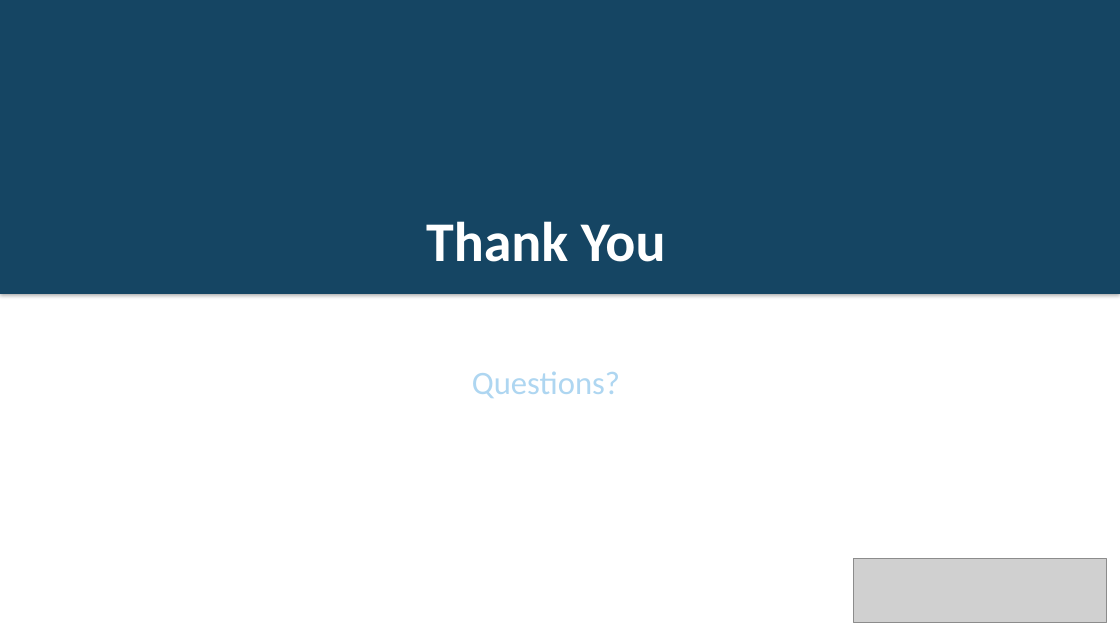
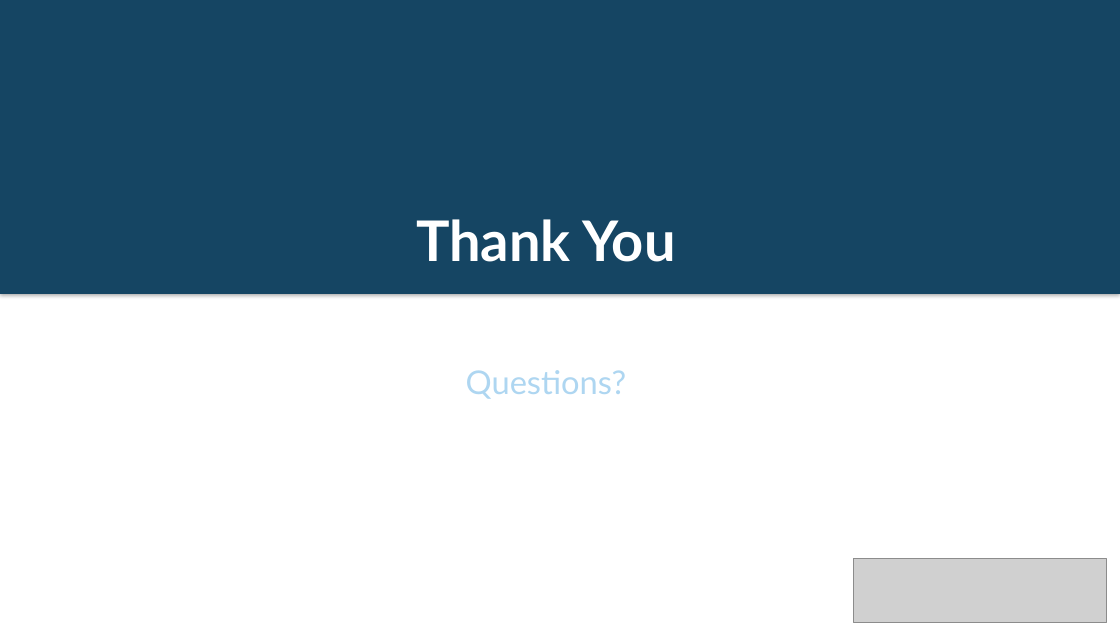
Before and after one commit to AvalonR/DatabasePractice, a slide deck: slide 10 of docs/Presentation.pptx. Drawn at 1120x630 pixels with LibreOffice and Linux fonts; fonts in the diff are those of the drawing; grey boxes stand for pictures. Boxes give left, top, right and bottom in pixels: in the first picture for what was removed or moved away, otherwise in the second. Text is boxed around its words. In the diff, an @@ line names an element or a change of style, - is before the commit and + after.

```diff
--- a/docs/Presentation.pptx
+++ b/docs/Presentation.pptx
@@ text "Thank You" at <box>416,219,676,262</box>: font Calibri to Lato @@
@@ text "Questions?" at <box>466,370,627,399</box>: font Calibri to Lato @@
```
Also in this commit, not shown: 6 other slides changed, 10 other files.
